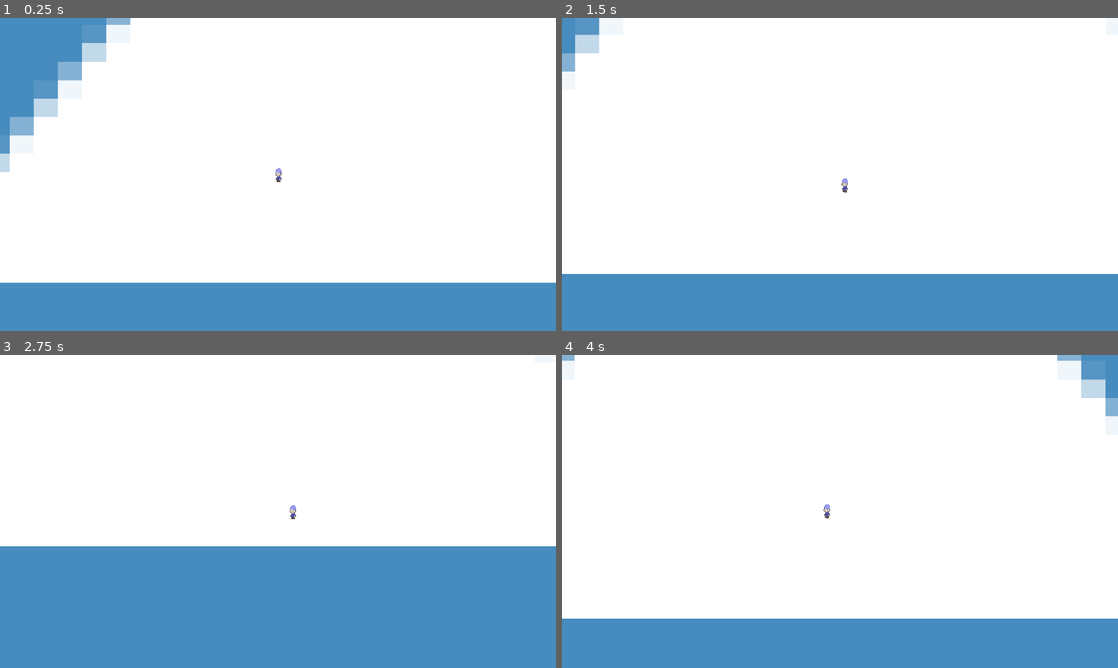
Above: before the commit, frames 1-4 (two rows, left to right).
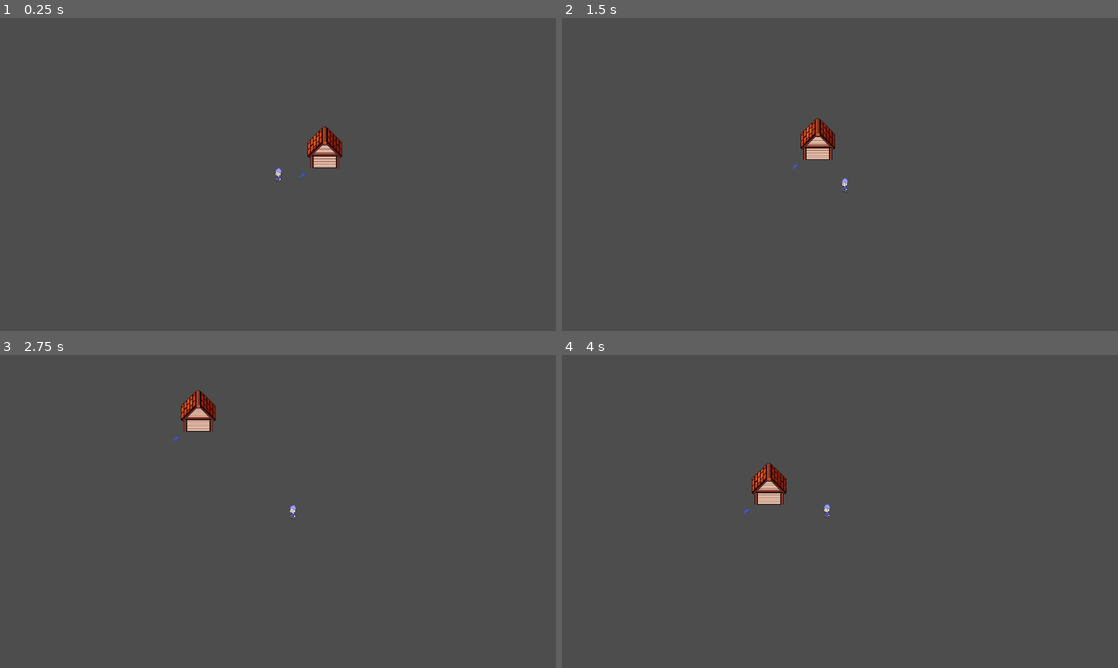
Above: after the commit, the same moments.

Repository: sjgillGit/gwj93
Game: Godot game, scene res://Main/main.tscn
Two runs of this game, one before a commit and one after it. Both use one fixed random seed, a clock stepped at 60 frames per second and the inputs below. The engine's default icon, where the game draws it, is replaced by a stand-in: a white triangle on a blue panel in a dark square.
Inputs:
- Up to frame 1 (0.25 s): no input
- Up to frame 2 (1.5 s): tap Enter (ui_accept) at 0.5, 0.77, 0.8, 1.07, 1.35 s; hold D (InputRight) 0.53-1.28 s; hold E (Interact, bound only after the commit) 0.53-1.28 s; hold S (InputDown) from 1.28 s (still down)
- Up to frame 3 (2.75 s): tap Enter (ui_accept) at 1.52, 1.82, 2.3 s; tap E (Interact, bound only after the commit) at 1.55 s; release S (InputDown) at 2.03 s; hold D (InputRight) from 2.03 s (still down); hold E (Interact, bound only after the commit) from 2.03 s (still down)
- Up to frame 4 (4 s): release D (InputRight) at 2.78 s; release E (Interact, bound only after the commit) at 2.78 s; hold W (InputUp) 2.78-3.53 s; tap E (Interact, bound only after the commit) at 2.85 s; tap Enter (ui_accept) at 3.02, 3.32 s; hold A (InputLeft) from 3.53 s (still down); hold Enter (ui_accept) from 3.53 s (still down)

The runs differ from the first frame. In frame 1, 100% of the frame differs, in the area x 0-100%, y 0-100%; in frame 2, 100%; in frame 3, 100%; in frame 4, 100%.

Commit message:
improved proc gen, added buildings and interactable basics

Diff:
--- a/Main/main.tscn
+++ b/Main/main.tscn
@@ -1,15 +1,22 @@
 [gd_scene format=3 uid="uid://bbke32njlpmeq"]
 
 [ext_resource type="PackedScene" uid="uid://cjpadiddp1g0h" path="res://Scenes/player.tscn" id="1_yh5la"]
-[ext_resource type="Texture2D" uid="uid://bn0xk03olbu76" path="res://icon.svg" id="2_2w1kt"]
+[ext_resource type="PackedScene" uid="uid://beapo2vboq3tr" path="res://Scenes/interactable.tscn" id="2_eunhr"]
+[ext_resource type="PackedScene" uid="uid://bsgcolbvamoct" path="res://Scenes/building.tscn" id="4_k3v36"]
+[ext_resource type="PackedScene" uid="uid://lm8wd217qmun" path="res://Scenes/LevelGeneration/level_generator.tscn" id="5_k3v36"]
 
 [node name="Main" type="Node2D" unique_id=197704852]
+y_sort_enabled = true
 
 [node name="Player" parent="." unique_id=1825991017 instance=ExtResource("1_yh5la")]
 position = Vector2(477, 349)
 
-[node name="Sprite2D" type="Sprite2D" parent="." unique_id=2120026475]
+[node name="Interactable" parent="." unique_id=1062114288 instance=ExtResource("2_eunhr")]
+position = Vector2(528, 344)
+
+[node name="Building" parent="." unique_id=632393335 instance=ExtResource("4_k3v36")]
+position = Vector2(575, 294)
+
+[node name="LevelGenerator" parent="." unique_id=609460223 instance=ExtResource("5_k3v36")]
+visible = false
 z_index = -1
-position = Vector2(671.5, 497)
-scale = Vector2(50, 38.14)
-texture = ExtResource("2_2w1kt")
--- a/Scenes/LevelGeneration/level_generator.gd
+++ b/Scenes/LevelGeneration/level_generator.gd
@@ -1,4 +1,4 @@
-extends Node2D
+@tool extends Node2D
 
 const slot_scene: PackedScene = preload("res://Scenes/LevelGeneration/slot.tscn")
 
@@ -8,23 +8,36 @@
 const block_grid_width: int = 20
 const block_grid_height: int = 15
 
+@export_tool_button("Generate") var generate_action = regenerate
+@export_tool_button("Clear") var clear_action = clear
+
 # 2d array with rows first
 var slots: Array[Slot]
 
+@onready var rng: RandomNumberGenerator = RandomNumberGenerator.new()
+
 func _ready() -> void:
 	regenerate()
 
-func setup() -> void:
+func clear() -> void:
 	for slot in slots:
 		slot.queue_free()
+		remove_child(slot)
+
 	slots.clear()
+
+
+func setup() -> void:
+	clear()
 
 	for y in block_grid_height:
 		for x in block_grid_width:
 			var slot: Slot = slot_scene.instantiate()
 			add_child(slot)
+			if Engine.is_editor_hint():
+				slot.owner = self
 			slot.global_position = Vector2(x * block_pixel_size, y * block_pixel_size)
-			slot.collapse_me.connect(collapse.bind(Vector2i(x,y)))
+			#slot.collapse_me.connect(collapse.bind(Vector2i(x,y)))
 			slots.append(slot)
 
 
@@ -38,6 +51,7 @@
 
 func regenerate() -> void:
 	setup()
+	#await get_tree().create_timer(0.1).timeout
 	generate()
 
 
@@ -53,6 +67,7 @@
 		var min_slot_options: int
 		for slot in to_process:
 			# find one with minimum slots
+
 			if min_slot == null or slot.modules.get_child_count() < min_slot_options:
 				min_slot_options = slot.modules.get_child_count()
 				min_slot = slot
@@ -63,12 +78,12 @@
 			return
 
 		# collapse it
+
 		collapse(index_to_coord(slots.find(min_slot)))
 		#await get_tree().create_timer(0.1).timeout
 
 		# remove from array
 		to_process.remove_at(to_process.find(min_slot))
-	#print("done!")
 
 
 func get_border_coords() -> Array[Vector2i]:
@@ -115,9 +130,10 @@
 	end_block_idx %= border_block_count
 	start_block_idx %= border_block_count
 
-	# now collapse the slots
+	# now force the block module for the two slots
+	# NOTE: optimize by only accessing the start and end index not looping
 	for idx in border_coords.size():
-		get_slot(border_coords[idx]).label.text = str(idx)
+		#get_slot(border_coords[idx]).get_label().text = str(idx)
 		if idx == start_block_idx or idx == end_block_idx:
 			force_block(border_coords[idx], "Block")
 			get_slot(border_coords[idx]).modulate = Color.RED
@@ -144,13 +160,6 @@
 	for module in modules:
 		if module != selected_module:
 			module.reparent(slot.inactive)
-
-	# propagate changes
-	update(pos + Vector2i.UP)
-	update(pos + Vector2i.DOWN)
-	update(pos + Vector2i.LEFT)
-	update(pos + Vector2i.RIGHT)
-
 
 func collapse(pos: Vector2i) -> void:
 	# randomly picks a pos for the slot at pos and then
@@ -159,12 +168,14 @@
 	var module_weights: Array[float]
 	for mod in modules:
 		module_weights.append(mod.weight)
-	var selected_module: Module = modules[RNG.rng.rand_weighted(module_weights)]
+	var selected_module: Module = modules[rng.rand_weighted(module_weights)]
 
 	# now remove the other modules
 	for module in modules:
 		if module != selected_module:
 			module.reparent(slot.inactive)
+
+	selected_module.show()
 
 	# propagate changes
 	update(pos + Vector2i.UP)
@@ -207,8 +218,8 @@
 				# if both are intersection then we stop
 				if module.is_intersection and nei_module.is_intersection:
 					continue
-				if module.is_straightaway and nei_module.is_straightaway:
-					continue
+				#if module.is_straightaway and nei_module.is_straightaway:
+					#continue
 
 				# if corresponding, then this path is valid
 				if module.paths[path] == nei_module.paths[path_to_check]:
--- a/Scenes/LevelGeneration/level_generator.tscn
+++ b/Scenes/LevelGeneration/level_generator.tscn
@@ -1,11 +1,6 @@
 [gd_scene format=3 uid="uid://lm8wd217qmun"]
 
 [ext_resource type="Script" uid="uid://s1stwxeuu1be" path="res://Scenes/LevelGeneration/level_generator.gd" id="1_xgtxp"]
-[ext_resource type="PackedScene" uid="uid://cjpadiddp1g0h" path="res://Scenes/player.tscn" id="3_cjhjj"]
 
 [node name="LevelGenerator" type="Node2D" unique_id=609460223]
 script = ExtResource("1_xgtxp")
-
-[node name="Player" parent="." unique_id=1825991017 instance=ExtResource("3_cjhjj")]
-z_index = 1
-position = Vector2(576, 323)
--- a/Scenes/LevelGeneration/module.gd
+++ b/Scenes/LevelGeneration/module.gd
@@ -17,6 +17,8 @@
 
 @export var is_intersection: bool = true
 @export var is_straightaway: bool = false
+@export var vertical: bool = false
+@export var horizontal: bool = false
 
 @export var weight: float = 1
 
--- a/Scenes/LevelGeneration/slot.gd
+++ b/Scenes/LevelGeneration/slot.gd
@@ -1,10 +1,11 @@
+@tool
 class_name Slot extends Node2D
 
-signal collapse_me
+#signal collapse_me
 
-
-@onready var modules: Node = $Modules
-@onready var inactive: Node2D = $Inactive
+@warning_ignore("onready_with_export")
+@export @onready var modules: Node = $Modules
+@onready var inactive: Node = $Inactive
 @onready var label: Label = $Label
 
 #func _on_button_pressed() -> void:
@@ -12,8 +13,7 @@
 
 
 # TODO: MAKE THIS BETTER :DSDMKJFNAKJFNJKASN
-func _process(_delta: float) -> void:
-	$Button.text = str(modules.get_child_count())
-	if modules.get_child_count() == 1:
-		$Button.hide()
-		modules.get_child(0).show()
+#func _process(_delta: float) -> void:
+	#$Button.text = str(modules.get_child_count())
+	#if modules.get_child_count() == 1:
+		#$Button.hide()
--- a/Scenes/LevelGeneration/slot.tscn
+++ b/Scenes/LevelGeneration/slot.tscn
@@ -5,8 +5,9 @@
 [ext_resource type="Script" uid="uid://p2o2otdx36y4" path="res://Scenes/LevelGeneration/module.gd" id="2_80t34"]
 [ext_resource type="Texture2D" uid="uid://yhpw7badl1yp" path="res://Assets/Placeholder/Environment/House_Free_TexturePack.png" id="4_4qxx8"]
 
-[node name="Slot" type="Node2D" unique_id=716141078]
+[node name="Slot" type="Node2D" unique_id=716141078 node_paths=PackedStringArray("modules")]
 script = ExtResource("1_67x5h")
+modules = NodePath("Modules")
 
 [node name="ColorRect" type="ColorRect" parent="." unique_id=2059518730]
 visible = false
@@ -255,6 +256,7 @@
 2: 1,
 3: 0
 })
+is_intersection = false
 weight = 0.1
 
 [node name="Main" type="TileMapLayer" parent="Modules/UpRight" unique_id=1710754851]
@@ -274,6 +276,7 @@
 2: 0,
 3: 1
 })
+is_intersection = false
 weight = 0.1
 
 [node name="Main" type="TileMapLayer" parent="Modules/UpLeft" unique_id=96666048]
@@ -293,6 +296,7 @@
 2: 1,
 3: 0
 })
+is_intersection = false
 weight = 0.1
 
 [node name="Main" type="TileMapLayer" parent="Modules/DownRight" unique_id=2124824460]
@@ -312,6 +316,7 @@
 2: 0,
 3: 1
 })
+is_intersection = false
 weight = 0.1
 
 [node name="Main" type="TileMapLayer" parent="Modules/DownLeft" unique_id=15330628]
@@ -323,6 +328,7 @@
 tile_set = ExtResource("2_67x5h")
 
 [node name="Button" type="Button" parent="." unique_id=1151651757]
+visible = false
 offset_left = 52.0
 offset_top = 93.0
 offset_right = 123.0
--- /dev/null
+++ b/Scenes/building.gd
@@ -0,0 +1,8 @@
+extends StaticBody2D
+
+func _on_player_detector_body_entered(body: Node2D) -> void:
+	modulate.a = 0.5
+
+
+func _on_player_detector_body_exited(body: Node2D) -> void:
+	modulate.a = 1
--- /dev/null
+++ b/Scenes/building.tscn
@@ -0,0 +1,65 @@
+[gd_scene format=3 uid="uid://bsgcolbvamoct"]
+
+[ext_resource type="Script" uid="uid://8kjnyvfqasii" path="res://Scenes/building.gd" id="1_uj2qm"]
+[ext_resource type="Texture2D" uid="uid://yhpw7badl1yp" path="res://Assets/Placeholder/Environment/House_Free_TexturePack.png" id="2_amr18"]
+
+[sub_resource type="RectangleShape2D" id="RectangleShape2D_k3v36"]
+size = Vector2(57, 32)
+
+[sub_resource type="RectangleShape2D" id="RectangleShape2D_uj2qm"]
+size = Vector2(1, 32)
+
+[sub_resource type="RectangleShape2D" id="RectangleShape2D_amr18"]
+size = Vector2(1, 32)
+
+[sub_resource type="RectangleShape2D" id="RectangleShape2D_b2wr7"]
+size = Vector2(22, 1)
+
+[sub_resource type="RectangleShape2D" id="RectangleShape2D_n4bpb"]
+size = Vector2(22.25, 1)
+
+[sub_resource type="RectangleShape2D" id="RectangleShape2D_jdxhs"]
+size = Vector2(58, 1)
+
+[node name="Building" type="StaticBody2D" unique_id=95963998]
+collision_layer = 4
+collision_mask = 0
+script = ExtResource("1_uj2qm")
+
+[node name="Sprite2D" type="Sprite2D" parent="." unique_id=195288491]
+position = Vector2(-1, 17)
+texture = ExtResource("2_amr18")
+offset = Vector2(0, -16)
+region_enabled = true
+region_rect = Rect2(0, 0, 80, 95)
+
+[node name="PlayerDetector" type="Area2D" parent="." unique_id=632393335]
+collision_layer = 0
+
+[node name="CollisionShape2D" type="CollisionShape2D" parent="PlayerDetector" unique_id=1309249152]
+position = Vector2(-0.5, 26)
+shape = SubResource("RectangleShape2D_k3v36")
+debug_color = Color(0.78576493, 0.40921003, 0.38810116, 0.41960785)
+
+[node name="CollisionShape2D" type="CollisionShape2D" parent="." unique_id=1594581603]
+position = Vector2(-29.5, 26)
+shape = SubResource("RectangleShape2D_uj2qm")
+
+[node name="CollisionShape2D2" type="CollisionShape2D" parent="." unique_id=573751500]
+position = Vector2(28, 26)
+shape = SubResource("RectangleShape2D_amr18")
+
+[node name="CollisionShape2D3" type="CollisionShape2D" parent="." unique_id=261266123]
+position = Vector2(-19, 41.5)
+shape = SubResource("RectangleShape2D_b2wr7")
+
+[node name="CollisionShape2D5" type="CollisionShape2D" parent="." unique_id=1226243131]
+position = Vector2(17.125, 41.5)
+shape = SubResource("RectangleShape2D_n4bpb")
+
+[node name="CollisionShape2D4" type="CollisionShape2D" parent="." unique_id=1802535541]
+position = Vector2(-1, 10.5)
+shape = SubResource("RectangleShape2D_jdxhs")
+
+[connection signal="body_entered" from="PlayerDetector" to="." method="_on_player_detector_body_entered"]
+[connection signal="body_exited" from="PlayerDetector" to="." method="_on_player_detector_body_exited"]
--- /dev/null
+++ b/Scenes/interactable.gd
@@ -0,0 +1,13 @@
+extends Area2D
+
+
+func interact() -> void:
+	print("picked up!")
+
+
+func _on_body_entered(body: Node2D) -> void:
+	$Label.show()
+
+
+func _on_body_exited(body: Node2D) -> void:
+	$Label.hide()
--- /dev/null
+++ b/Scenes/interactable.tscn
@@ -0,0 +1,37 @@
+[gd_scene format=3 uid="uid://beapo2vboq3tr"]
+
+[ext_resource type="Script" uid="uid://u8oj4yvg1pr7" path="res://Scenes/interactable.gd" id="1_pmsje"]
+[ext_resource type="Texture2D" uid="uid://1bkrhmqef34" path="res://Assets/Placeholder/Character/headgear_16x32.png" id="2_73reo"]
+
+[sub_resource type="CircleShape2D" id="CircleShape2D_f6fdm"]
+radius = 11.000028
+
+[sub_resource type="LabelSettings" id="LabelSettings_rj11h"]
+font_size = 8
+
+[node name="Interactable" type="Area2D" unique_id=1062114288]
+rotation = 0.008467187
+collision_layer = 2
+script = ExtResource("1_pmsje")
+
+[node name="CollisionShape2D" type="CollisionShape2D" parent="." unique_id=1919403923]
+shape = SubResource("CircleShape2D_f6fdm")
+
+[node name="Sprite2D" type="Sprite2D" parent="." unique_id=335036205]
+position = Vector2(0.050802536, 5.9997854)
+rotation = -0.49850228
+texture = ExtResource("2_73reo")
+region_enabled = true
+region_rect = Rect2(0, 0, 17, 10)
+
+[node name="Label" type="Label" parent="." unique_id=1306535868]
+visible = false
+offset_left = -12.177379
+offset_top = -20.897642
+offset_right = 27.82262
+offset_bottom = 2.1023579
+text = "E"
+label_settings = SubResource("LabelSettings_rj11h")
+
+[connection signal="body_entered" from="." to="." method="_on_body_entered"]
+[connection signal="body_exited" from="." to="." method="_on_body_exited"]
--- a/Scenes/player.tscn
+++ b/Scenes/player.tscn
@@ -3,13 +3,19 @@
 [ext_resource type="Script" uid="uid://cif6ha7e60t7m" path="res://Scripts/player.gd" id="1_cvnsp"]
 [ext_resource type="Texture2D" uid="uid://daixvnq5567sb" path="res://Assets/Placeholder/Character/16x32 Walk Cycle-Sheet_ClothingTest.png" id="2_cvnsp"]
 
-[sub_resource type="CircleShape2D" id="CircleShape2D_vgqql"]
+[sub_resource type="RectangleShape2D" id="RectangleShape2D_cvnsp"]
+size = Vector2(8.5, 9)
+
+[sub_resource type="CircleShape2D" id="CircleShape2D_cvnsp"]
+radius = 18.027756
 
 [node name="Player" type="CharacterBody2D" unique_id=1825991017]
+collision_mask = 4
 script = ExtResource("1_cvnsp")
 
 [node name="Collision" type="CollisionShape2D" parent="." unique_id=1544013206]
-shape = SubResource("CircleShape2D_vgqql")
+position = Vector2(0.75, 11)
+shape = SubResource("RectangleShape2D_cvnsp")
 
 [node name="Sprite2D" type="Sprite2D" parent="." unique_id=751425990]
 texture = ExtResource("2_cvnsp")
@@ -20,3 +26,10 @@
 process_callback = 0
 position_smoothing_enabled = true
 position_smoothing_speed = 6.0
+
+[node name="InteractionDetector" type="Area2D" parent="." unique_id=1588281262]
+collision_layer = 0
+collision_mask = 2
+
+[node name="CollisionShape2D" type="CollisionShape2D" parent="InteractionDetector" unique_id=190712221]
+shape = SubResource("CircleShape2D_cvnsp")
--- a/Scripts/player.gd
+++ b/Scripts/player.gd
@@ -4,6 +4,7 @@
 const moveAcceleration: int = 10000
 const maxSpeed: int = 200
 const moveFriction: int = 5000
+@onready var interaction_detector: Area2D = $InteractionDetector
 
 func _physics_process(delta: float) -> void:
 	move(delta)
@@ -22,3 +23,8 @@
 	velocity = velocity.limit_length(maxSpeed)
 
 	move_and_slide()
+
+
+func _input(event: InputEvent) -> void:
+	if event.is_action_pressed("Interact") and !interaction_detector.get_overlapping_areas().is_empty():
+		interaction_detector.get_overlapping_areas()[0].interact()
--- a/Scripts/rng.gd
+++ /dev/null
@@ -1,16 +0,0 @@
-## Global singleton for random number generation.
-##
-## This script provides a centralized RandomNumberGenerator instance
-## so scripts can use rng-related functions that are only possible
-## via a RandomNumberGenerator instance like RandomNumberGenerator.rand_weighted
-##
-## Used by: Defender (for weighted placement), BaseEnemy (direction variations),
-## and other systems that need random values.
-extends Node
-
-## Shared RandomNumberGenerator instance used by the entire game
-var rng: RandomNumberGenerator
-
-## Initialize a new RandomNumberGenerator.
-func _ready() -> void:
-	rng = RandomNumberGenerator.new()
--- a/project.godot
+++ b/project.godot
@@ -14,10 +14,6 @@
 run/main_scene="uid://bbke32njlpmeq"
 config/features=PackedStringArray("4.6", "Forward Plus")
 config/icon="res://icon.svg"
-
-[autoload]
-
-RNG="*uid://bue7ypul5ogk3"
 
 [display]
 
@@ -45,6 +41,17 @@
 "events": [Object(InputEventKey,"resource_local_to_scene":false,"resource_name":"","device":-1,"window_id":0,"alt_press …(192 unchanged characters)…
 ]
 }
+Interact={
+"deadzone": 0.2,
+"events": [Object(InputEventKey,"resource_local_to_scene":false,"resource_name":"","device":-1,"window_id":0,"alt_pressed":false,"shift_pressed":false,"ctrl_pressed":false,"meta_pressed":false,"pressed":false,"keycode":0,"physical_keycode":69,"key_label":0,"unicode":101,"location":0,"echo":false,"script":null)
+]
+}
+
+[layer_names]
+
+2d_physics/layer_1="Player"
+2d_physics/layer_2="Interactable"
+2d_physics/layer_3="Building"
 
 [physics]
 
Not shown, added: Scenes/building.gd.uid
Not shown, added: Scenes/interactable.gd.uid
Not shown, removed: Scripts/rng.gd.uid
